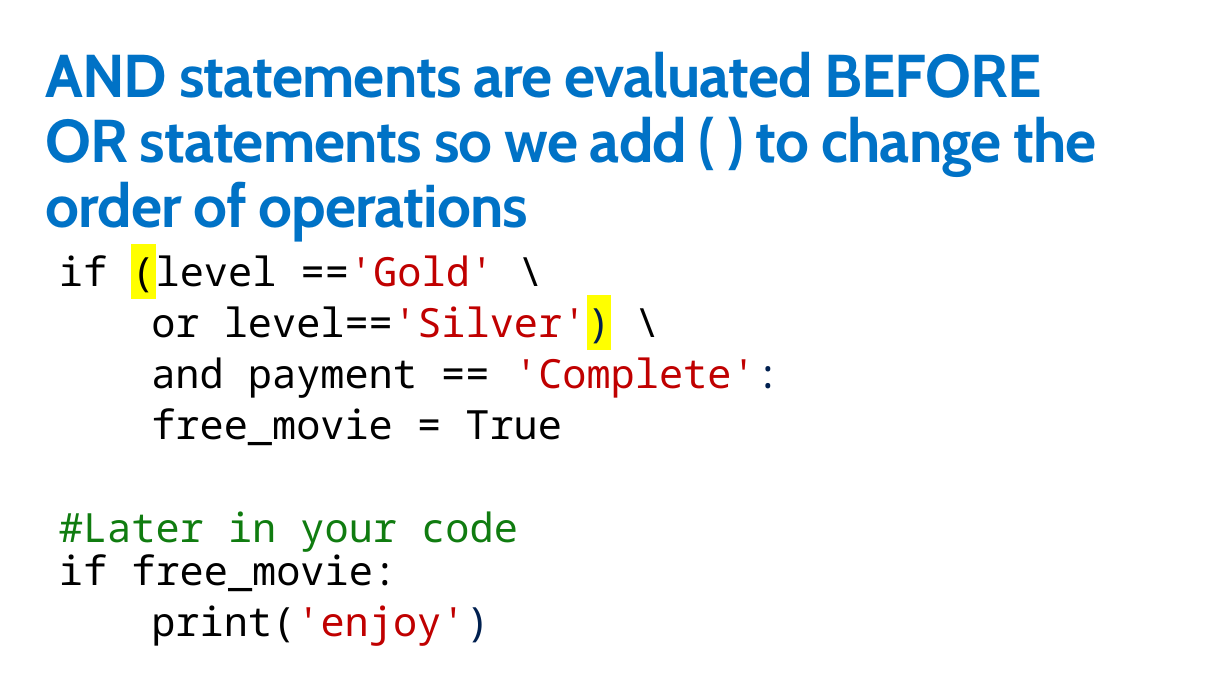
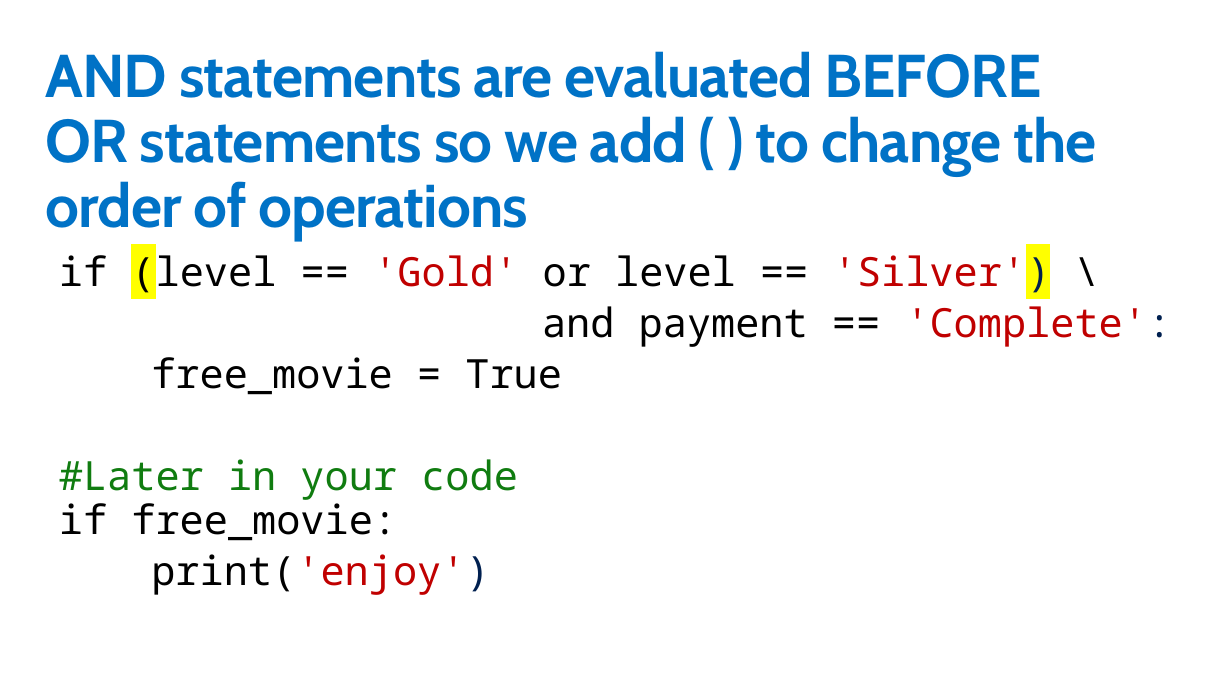
Before and after one commit to GeekTrainer/python-getting-started, a slide deck: slide 7 of Slides/10 - ComplexConditionChecks.pptx. Drawn at 1232x693 pixels with LibreOffice and Linux fonts; fonts in the diff are those of the drawing. Boxes give left, top, right and bottom in pixels: in the first picture for what was removed or moved away, otherwise in the second. Text is boxed around its words. In the diff, an @@ line names an element or a change of style, - is before the commit and + after.

```diff
--- a/Slides/10 - ComplexConditionChecks.pptx
+++ b/Slides/10 - ComplexConditionChecks.pptx
@@ text at box(59, 249, 1051, 298): text changed @@
-if (level =='Gold' \
-or level=='Silver') \
+if (level == 'Gold' or level == 'Silver') \
```
Also in this commit, not shown: 3 other slides changed, 3 other files.
